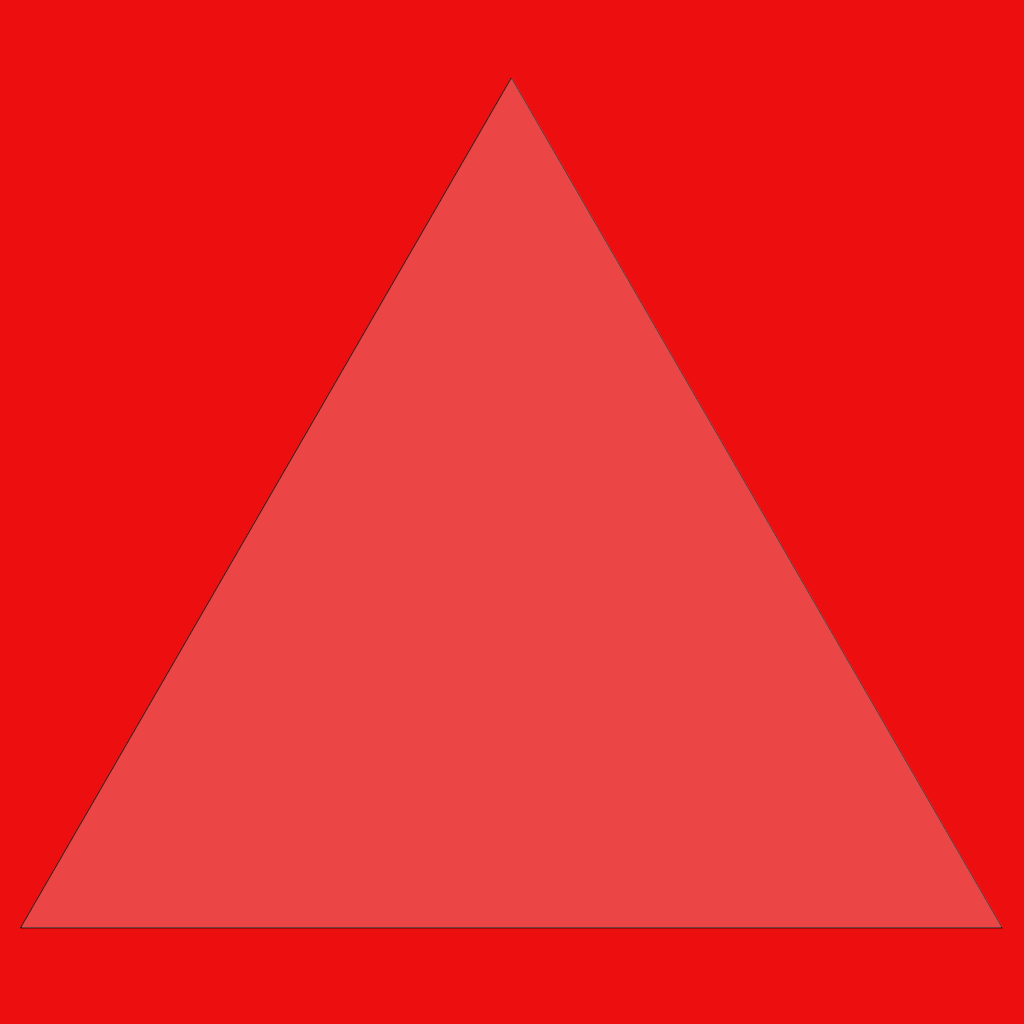
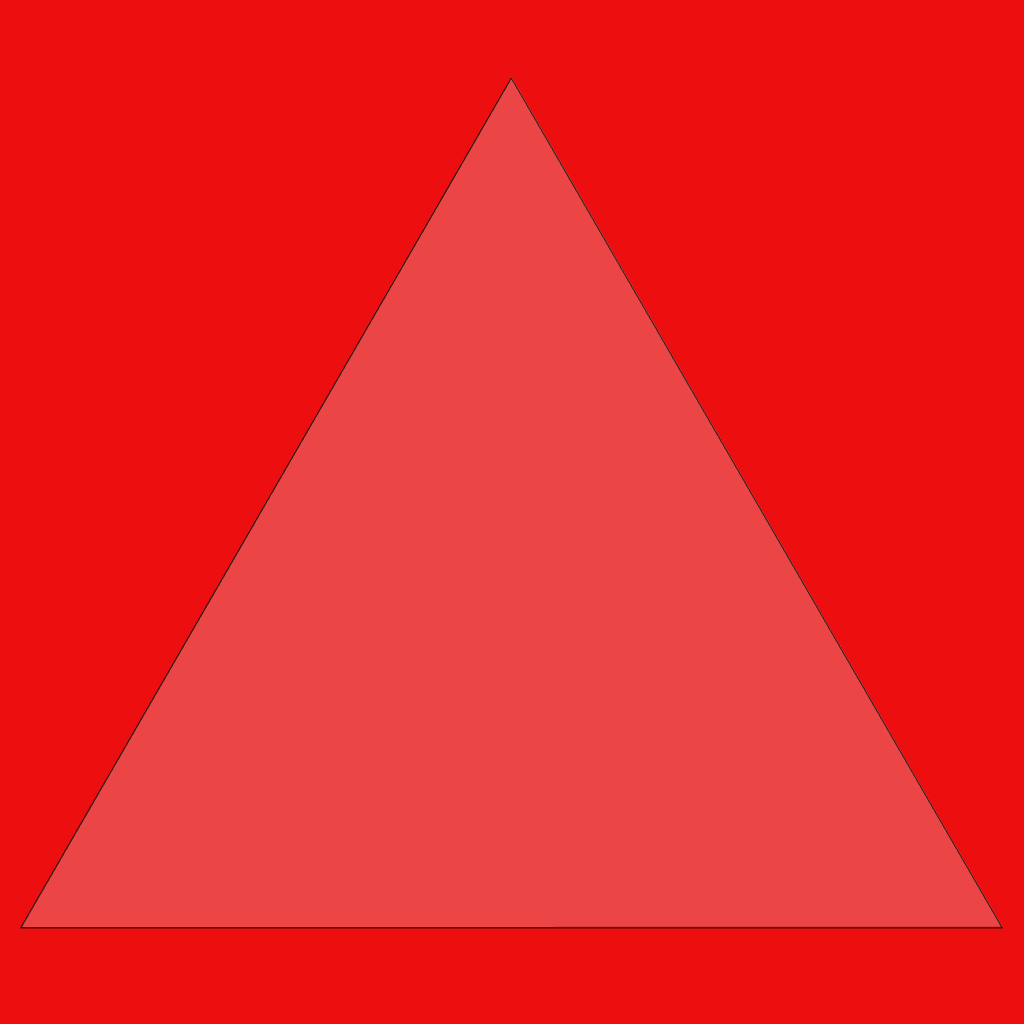
Comparing the layer stacks of the two w=1024, h=1024 images. Changes:
painted on "icosahedron.png" over (20, 78, 1003, 928)
